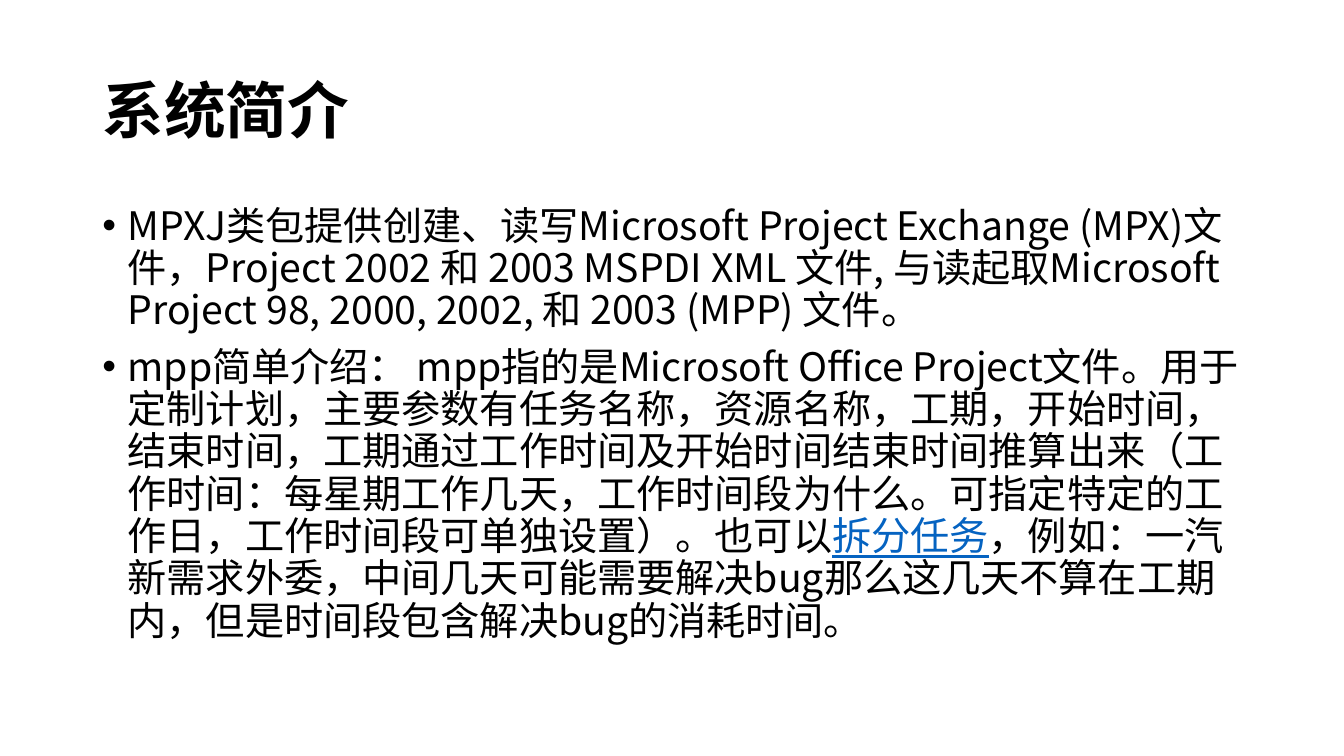
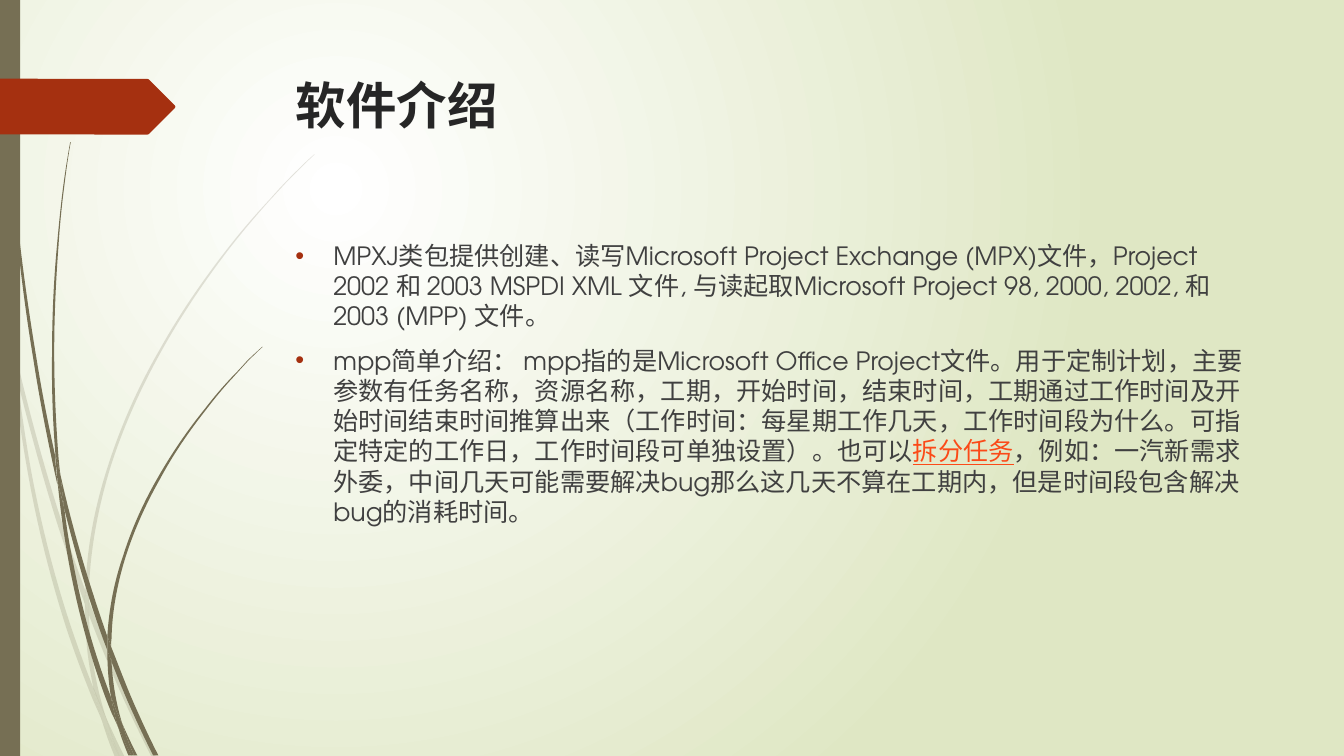
Before and after one commit to bhsei/16TeamD, a slide deck: slide 3 of 项目展示PPT/项目计划书PPT.pptx. Drawn at 1344x756 pixels with LibreOffice and Linux fonts; fonts in the diff are those of the drawing. Boxes give left, top, right and bottom in pixels: in the first picture for what was removed or moved away, otherwise in the second. Text is boxed around its words. In the diff, an @@ line names an element or a change of style, - is before the commit and + after.

Commit message:
项目计划书PPT第二版

```diff
--- a/项目展示PPT/项目计划书PPT.pptx
+++ b/项目展示PPT/项目计划书PPT.pptx
@@ background #CCE8CF to gradient #FFFFFF to #DFE8C4 @@
@@ rectangle added at (0, 0, 20, 756), fill #766F54 @@
@@ freeform shape added at (0, 79, 175, 134), fill #A53010 @@
@@ title "软件介绍" at (296, 81, 498, 129): vertical alignment middle to top @@
@@ title at (296, 81, 498, 129): text changed; size 44 to 36 pt; font Noto Sans CJK SC to TeX Gyre Adventor; text colour #000000 to #262626 @@
-系统简介
+软件介绍
@@ text "MPXJ类包提供创建、读写Microsoft Project Exchange (MPX)文件，Project 2002 ...": place and size @@
-text "MPXJ类包提供创建、读写Microsoft Project Exchange (MPX)文件，Project 2002 ..." at (128, 207, 1239, 645)
+text "MPXJ类包提供创建、读写Microsoft Project Exchange (MPX)文件，Project 2002 ..." at (333, 244, 1243, 527)
@@ text "MPXJ类包提供创建、读写Microsoft Project Exchange (MPX)文件，Project 2002 ..." at (333, 244, 1243, 527): size 28 to 18 pt, font Noto Sans CJK SC to TeX Gyre Adventor, text colour #000000 to #404040; text colour #0563C1 to #FB4A18 in "Project文件。用于定制计划，主要参数有任务名称，资源名称，工期，开始时间，结束时间，工期通过工作时间及开始时间结束 ..."; indent changed; line spacing 0.9 to 1 @@
@@ group added at (0, 154, 315, 756): 10 freeform shapes @@
@@ group added at (3, 0, 262, 756): 12 freeform shapes @@
```
Also in this commit, not shown: 6 other slides changed, 1 slide added.
